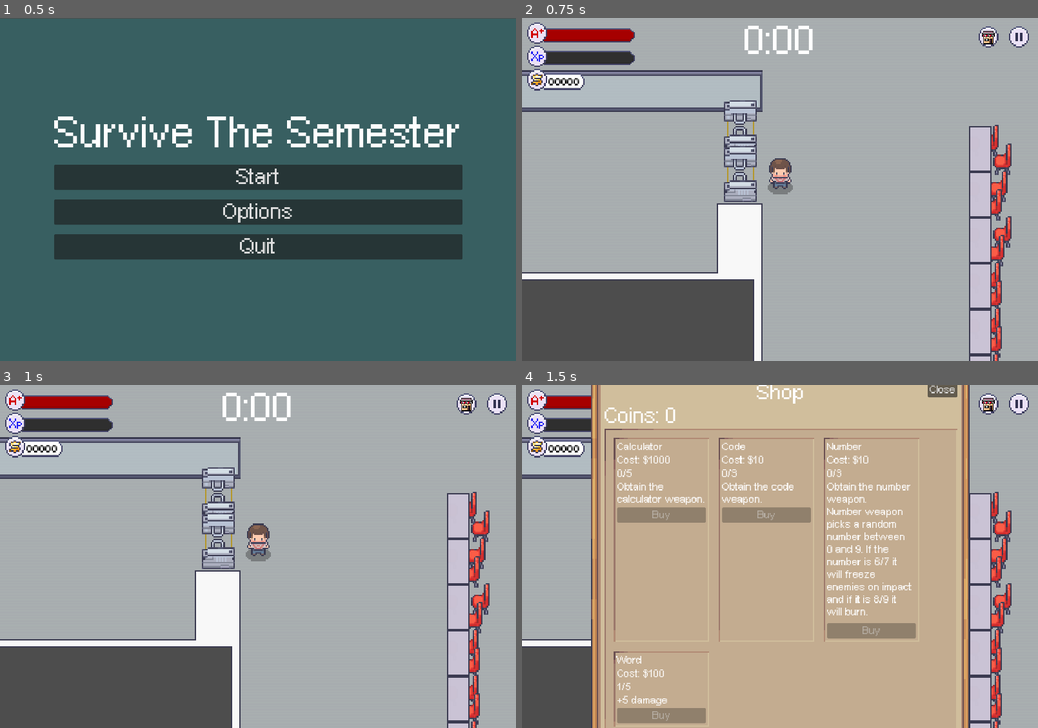
Above: before the commit, frames 1-4 (two rows, left to right).
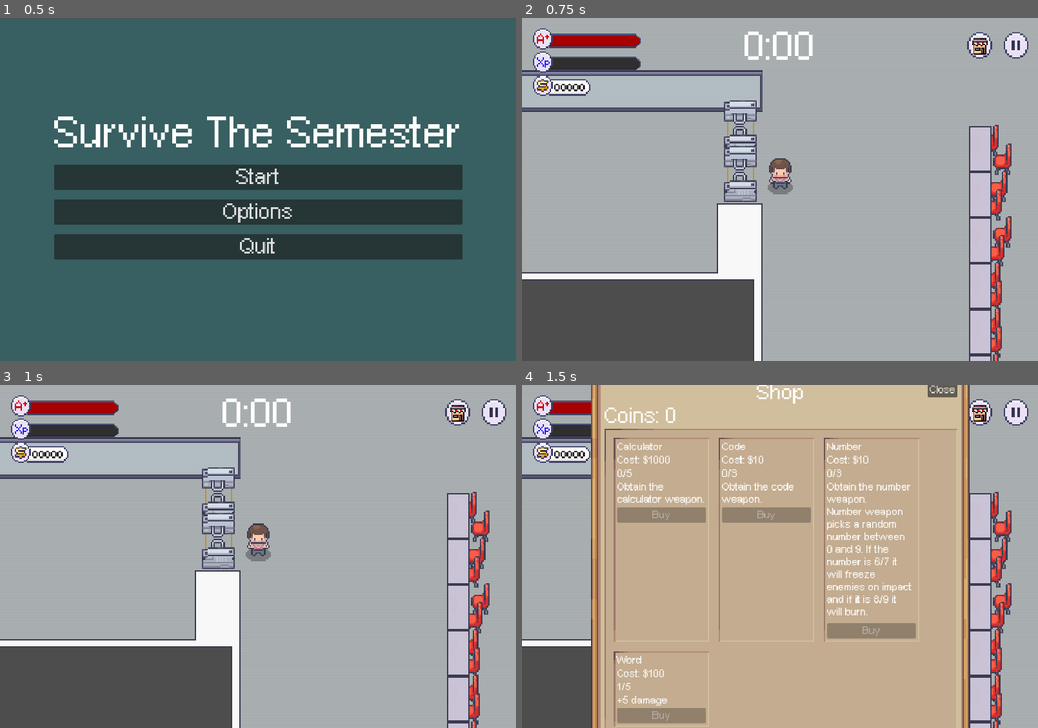
Above: after the commit, the same moments.

Repository: LimZiJia/SurviveTheSemester
Game: Godot game, scene res://scenes/ui/start_screen.tscn
The game is run twice, just before and just after one commit, with the same random seed, the same clock (stepped at 60 frames per second) and the same inputs.
Inputs (mouse positions are in pixels of both pictures, inside the frame that each line leads up to; where the layout moved, square brackets give the same spot in the first picture):
- Up to frame 1 (0.5 s): no input
- Up to frame 2 (0.75 s): click "Start" at 0.5 s
- Up to frame 3 (1 s): no input
- Up to frame 4 (1.5 s): click (981, 412) [986, 405] at 1.25 s

Frame 1 is identical in both runs. In frame 2, 3.6% of the frame differs, in the area x 1-99%, y 1-23%; in frame 3, 3.6%; in frame 4, 2.4%.

Commit message:
Small UI changes
Made shop and pause button bigger and added a slightly bigger border to the various bars so that

Diff:
--- a/scenes/ui/time_ui.tscn
+++ b/scenes/ui/time_ui.tscn
@@ -12,7 +12,7 @@
 grow_horizontal = 2
 grow_vertical = 2
 mouse_filter = 2
-theme_override_constants/margin_top = 8
+theme_override_constants/margin_top = 20
 
 [node name="Label" type="Label" parent="MarginContainer"]
 unique_name_in_owner = true
--- a/scenes/world/world.tscn
+++ b/scenes/world/world.tscn
@@ -40,15 +40,15 @@
 [node name="StatusBars" type="CanvasLayer" parent="."]
 
 [node name="HealthGradeBar" parent="StatusBars" instance=ExtResource("6_xc6ep")]
-position = Vector2(9, 9)
+position = Vector2(21, 21)
 
 [node name="ExperienceBar" parent="StatusBars" node_paths=PackedStringArray("experience_manager") instance=ExtResource("5_tersy")]
-position = Vector2(6, 57)
+position = Vector2(18, 69)
 script = ExtResource("11_0ou6k")
 experience_manager = NodePath("../../ExperienceManager")
 
 [node name="MoneyBar" parent="StatusBars" instance=ExtResource("7_b4don")]
-position = Vector2(6, 106)
+position = Vector2(18, 118)
 
 [node name="MarginContainer" type="MarginContainer" parent="StatusBars"]
 anchors_preset = 1
@@ -57,7 +57,7 @@
 offset_left = -128.0
 offset_bottom = 64.0
 grow_horizontal = 0
-theme_override_constants/margin_top = 16
+theme_override_constants/margin_top = 28
 theme_override_constants/margin_right = 16
 
 [node name="HBoxContainer" type="HBoxContainer" parent="StatusBars/MarginContainer"]
@@ -66,18 +66,22 @@
 alignment = 2
 
 [node name="ShopButton" type="TextureButton" parent="StatusBars/MarginContainer/HBoxContainer"]
+custom_minimum_size = Vector2(60, 60)
 layout_mode = 2
 texture_normal = ExtResource("8_7gkdb")
 texture_pressed = ExtResource("9_k526x")
 texture_hover = ExtResource("10_75hys")
 texture_disabled = ExtResource("8_7gkdb")
 texture_focused = ExtResource("8_7gkdb")
+stretch_mode = 0
 
 [node name="PauseButton" type="TextureButton" parent="StatusBars/MarginContainer/HBoxContainer"]
+custom_minimum_size = Vector2(60, 60)
 layout_mode = 2
 texture_normal = ExtResource("11_oe55t")
 texture_pressed = ExtResource("12_1oxyp")
 texture_hover = ExtResource("13_rrmfn")
+stretch_mode = 0
 script = ExtResource("13_nehmb")
 pause_menu_scene = ExtResource("6_7j38u")
 
